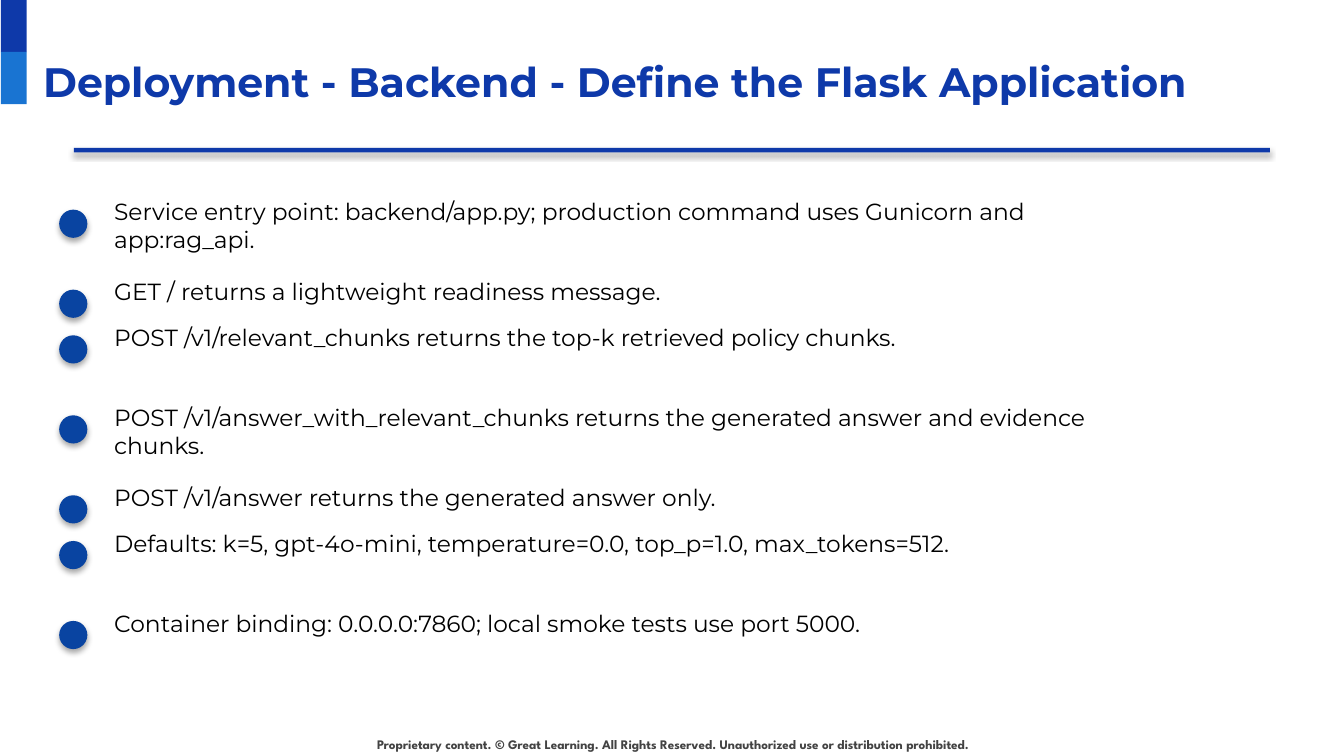
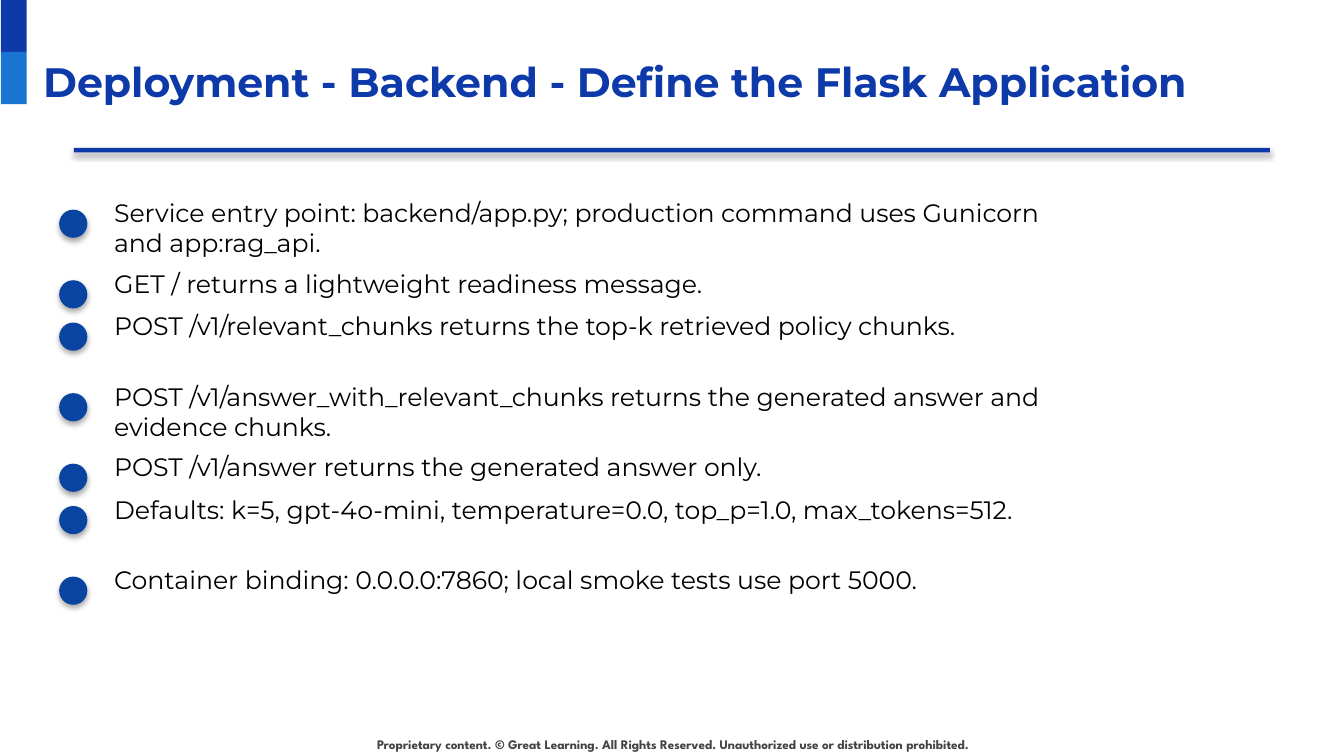
Before and after one commit to raovutukoor1/aurora-stay-qna, a slide deck: slide 21 of presentations/Aurora_Stays_RAG_Project_Presentation_Template_Style.pptx. Drawn at 1344x756 pixels with LibreOffice and Linux fonts; fonts in the diff are those of the drawing; background and template pictures are left out. Boxes give left, top, right and bottom in pixels: in the first picture for what was removed or moved away, otherwise in the second. Text is boxed around its words. In the diff, an @@ line names an element or a change of style, - is before the commit and + after.

```diff
--- a/presentations/Aurora_Stays_RAG_Project_Presentation_Template_Style.pptx
+++ b/presentations/Aurora_Stays_RAG_Project_Presentation_Template_Style.pptx
@@ 2 ellipses, 1 text: place and size @@
-2 ellipses, 1 text at (59,282,660,363)
+2 ellipses, 1 text at (59,274,703,351)
@@ text "POST /v1/relevant_chunks returns the top-k ...": place and size @@
-text "POST /v1/relevant_chunks returns the top-k ..." at (114,326,895,351)
+text "POST /v1/relevant_chunks returns the top-k ..." at (114,313,955,340)
@@ text "POST /v1/answer_with_relevant_chunks returns the generated ...": place and size @@
-text "POST /v1/answer_with_relevant_chunks returns the generated ..." at (114,406,1085,454)
+text "POST /v1/answer_with_relevant_chunks returns the generated ..." at (114,384,1039,436)
@@ ellipse: place and size @@
-ellipse at (59,415,87,444)
+ellipse at (59,392,87,421)
@@ text "POST /v1/answer returns the generated ...": place and size @@
-text "POST /v1/answer returns the generated ..." at (114,486,715,511)
+text "POST /v1/answer returns the generated ..." at (114,454,762,481)
@@ ellipse: place and size @@
-ellipse at (59,496,87,524)
+ellipse at (59,464,87,492)
@@ ellipse: place and size @@
-ellipse at (59,542,87,570)
+ellipse at (59,505,87,534)
@@ text "Defaults: k=5, gpt-4o-mini, temperature=0.0, top_p=1.0, ...": place and size @@
-text "Defaults: k=5, gpt-4o-mini, temperature=0.0, top_p=1.0, ..." at (114,534,949,557)
+text "Defaults: k=5, gpt-4o-mini, temperature=0.0, top_p=1.0, ..." at (114,500,1013,524)
@@ size 12.5 to 13.5 pt in 7 elements at (114,200,1040,257), (114,274,703,298), (114,313,955,340), (114,384,1039,436), (114,454,762,481), (114,500,1013,524), (114,570,917,594) @@
@@ text "Container binding: 0.0.0.0:7860; local smoke ...": place and size @@
-text "Container binding: 0.0.0.0:7860; local smoke ..." at (114,614,860,637)
+text "Container binding: 0.0.0.0:7860; local smoke ..." at (114,570,917,594)
@@ ellipse: place and size @@
-ellipse at (59,621,87,649)
+ellipse at (59,577,87,605)
```
Also in this commit, not shown: 29 other slides changed, 2 other files.
